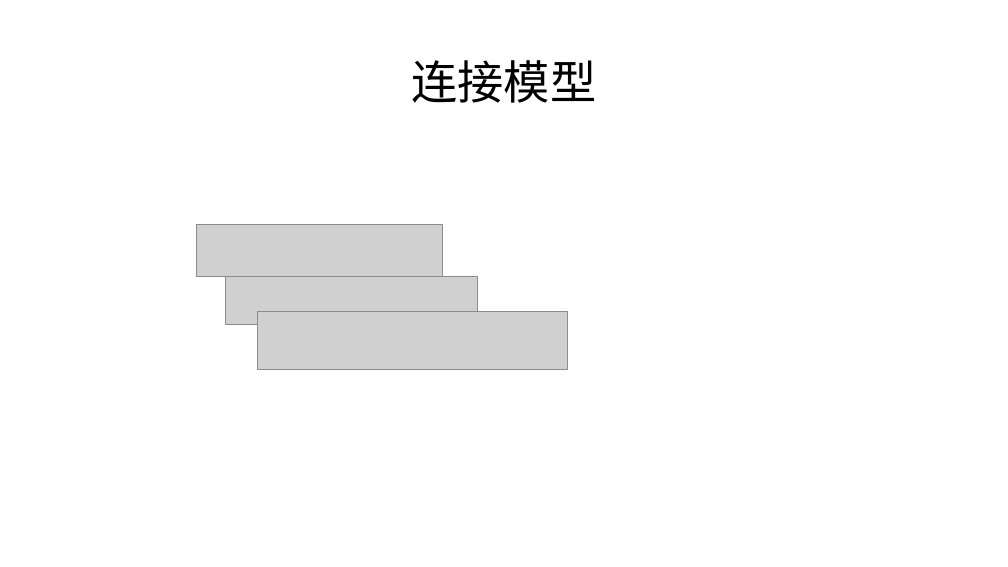
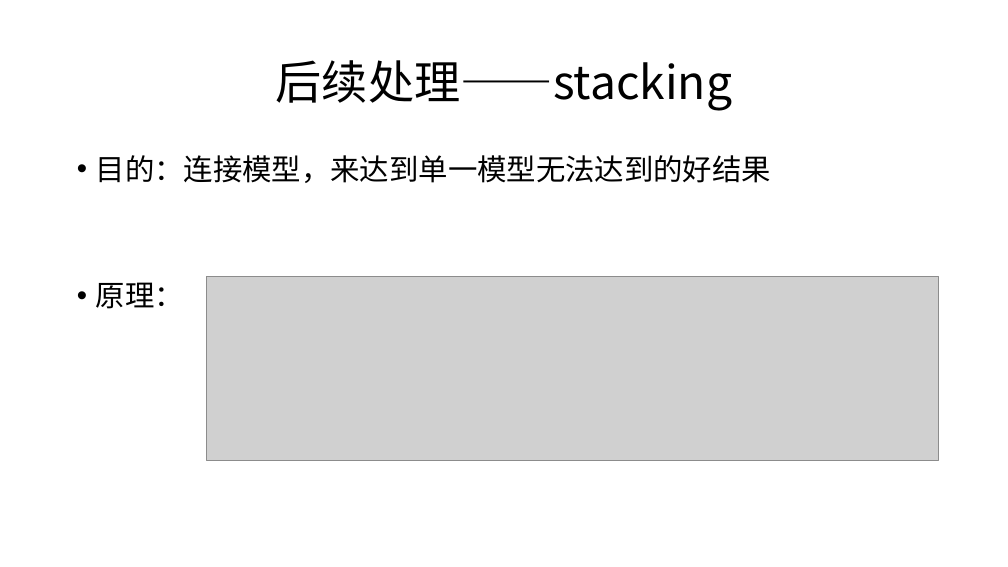
Before and after one commit to LZKPKU/-, a slide deck: slide 27 of 期末报告.pptx (slide 22 before the commit). Drawn at 1008x567 pixels with LibreOffice and Linux fonts; fonts in the diff are those of the drawing; grey boxes stand for pictures. Boxes give left, top, right and bottom in pixels: in the first picture for what was removed or moved away, otherwise in the second. Text is boxed around its words. In the diff, an @@ line names an element or a change of style, - is before the commit and + after.

```diff
--- a/期末报告.pptx
+++ b/期末报告.pptx
@@ title at (276, 60, 732, 111): text changed @@
-连接模型
+后续处理——stacking
@@ text added at (96, 155, 771, 309), 28 pt, text #000000 @@
+• 目的：连接模型，来达到单一模型无法达到的好结果
+• 原理：
@@ picture removed at (197, 225, 442, 276) @@
@@ picture added at (207, 276, 939, 460) @@
@@ picture removed at (225, 276, 476, 325) @@
@@ picture removed at (257, 312, 568, 369) @@
```
Also in this commit, not shown: 20 other slides changed, 6 slides added.
